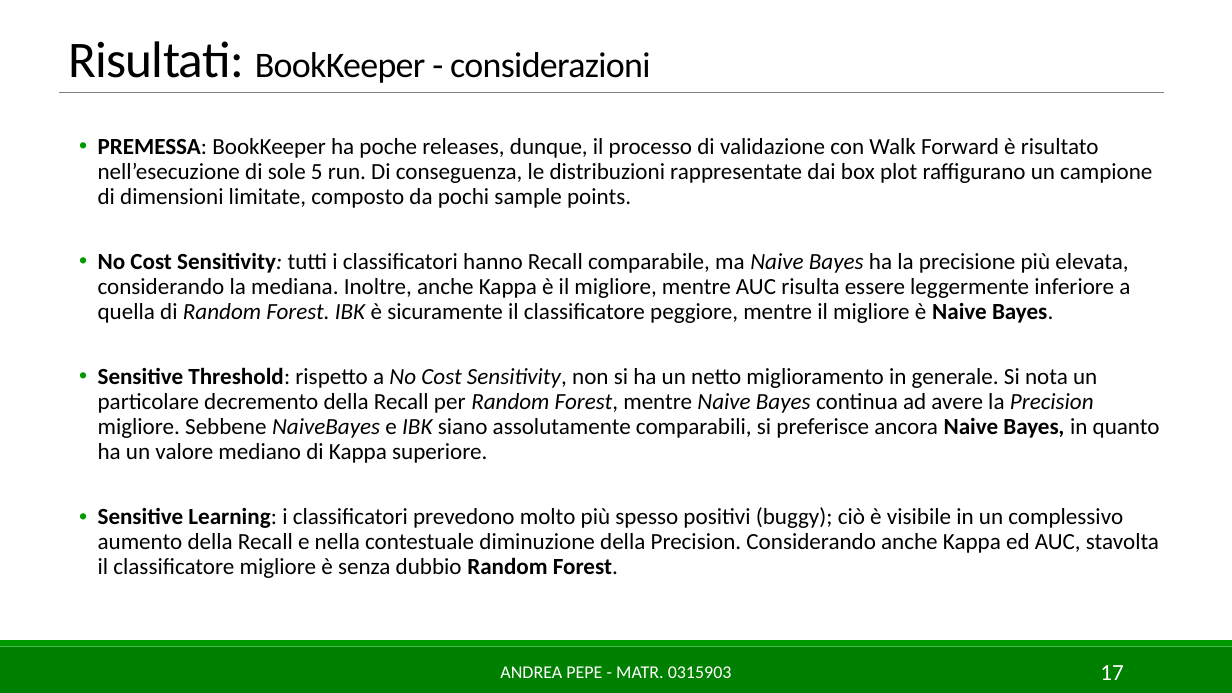
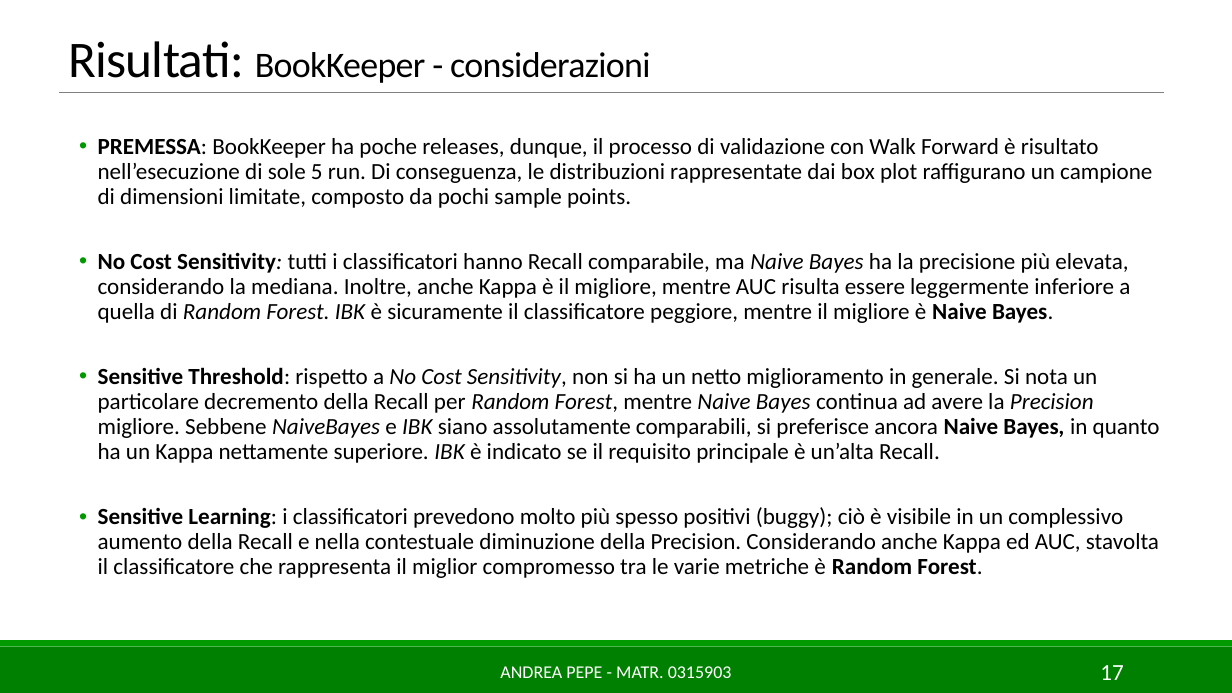
Before and after one commit to AndreaPepe/ISW2_Deliverables, a slide deck: slide 17 of ML/Slides/MLforSE_AndreaPepe_0315903.pptx. Drawn at 1232x693 pixels with LibreOffice and Linux fonts; fonts in the diff are those of the drawing. Boxes give left, top, right and bottom in pixels: in the first picture for what was removed or moved away, otherwise in the second. Text is boxed around its words. In the diff, an @@ line names an element or a change of style, - is before the commit and + after.

```diff
--- a/ML/Slides/MLforSE_AndreaPepe_0315903.pptx
+++ b/ML/Slides/MLforSE_AndreaPepe_0315903.pptx
@@ text at (98, 367, 1160, 578): text changed @@
-  • Sensitive Threshold: rispetto a No Cost Sensitivity, non si ha un netto miglioramento in generale. Si nota un particolare decremento della Recall per Random Forest, mentre Naive Bayes continua ad avere la Precision migliore. Sebbene NaiveBayes e IBK siano assolutamente comparabili, si preferisce ancora Naive Bayes, in quanto ha un valore mediano di Kappa superiore.
-  • Sensitive Learning: i classificatori prevedono molto più spesso positivi (buggy); ciò è visibile in un complessivo aumento della Recall e nella contestuale diminuzione della Precision. Considerando anche Kappa ed AUC, stavolta il classificatore migliore è senza dubbio Random Forest.
+  • Sensitive Threshold: rispetto a No Cost Sensitivity, non si ha un netto miglioramento in generale. Si nota un particolare decremento della Recall per Random Forest, mentre Naive Bayes continua ad avere la Precision migliore. Sebbene NaiveBayes e IBK siano assolutamente comparabili, si preferisce ancora Naive Bayes, in quanto ha un Kappa nettamente superiore. IBK è indicato se il requisito principale è un’alta Recall.
+  • Sensitive Learning: i classificatori prevedono molto più spesso positivi (buggy); ciò è visibile in un complessivo aumento della Recall e nella contestuale diminuzione della Precision. Considerando anche Kappa ed AUC, stavolta il classificatore che rappresenta il miglior compromesso tra le varie metriche è Random Forest.
```
Also in this commit, not shown: 11 other slides changed, 1 other file.
